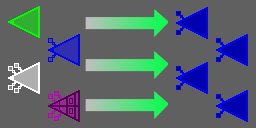
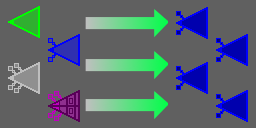
Comparing the layer stacks of the two (256, 128) images. Changes:
painted on "Enemy_Elite.xcf #1" over (8, 62, 40, 94)
